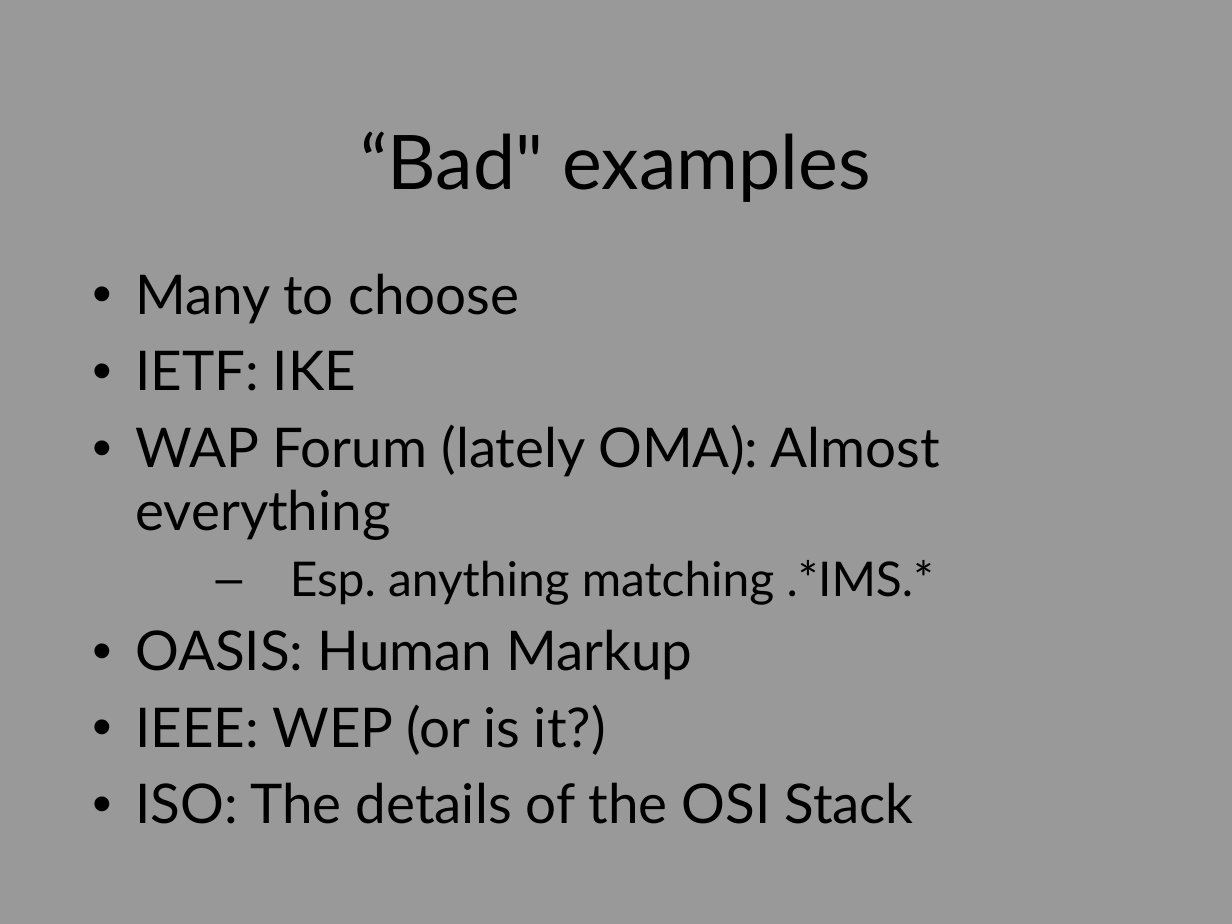
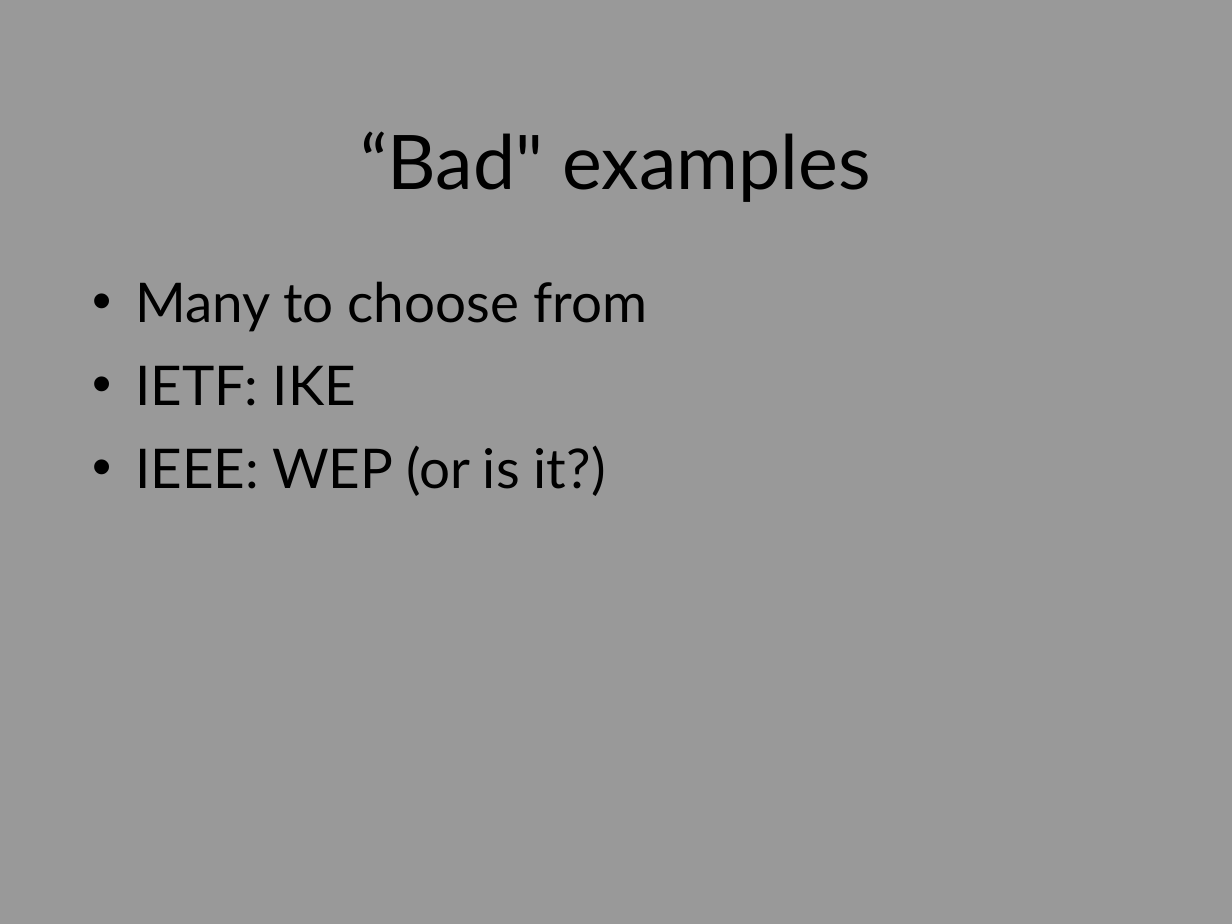
Before and after one commit to sftcd/cs7053, a slide deck: slide 13 of lectures/04-protocols/04-protocols.ppt (slide 14 before the commit). Drawn at 1232x924 pixels with LibreOffice and Linux fonts; fonts in the diff are those of the drawing. Boxes give left, top, right and bottom in pixels: in the first picture for what was removed or moved away, otherwise in the second. Text is boxed around its words. In the diff, an @@ line names an element or a change of style, - is before the commit and + after.

```diff
--- a/lectures/04-protocols/04-protocols.ppt
+++ b/lectures/04-protocols/04-protocols.ppt
@@ text at (x1=135, y1=281, x2=647, y2=332): text changed @@
-• Many to choose
+• Many to choose from
@@ text at (x1=135, y1=366, x2=606, y2=496): line spacing 0.96 to 1.06 @@
@@ text at (x1=135, y1=425, x2=940, y2=680): paragraphs removed @@
-• WAP Forum (lately OMA): Almost everything
-  – Esp. anything matching .*IMS.*
-• OASIS: Human Markup
@@ text at (x1=135, y1=782, x2=914, y2=824): paragraph removed @@
-• ISO: The details of the OSI Stack
```
Also in this commit, not shown: 51 other slides changed, 1 slide added, 9 slides removed.
